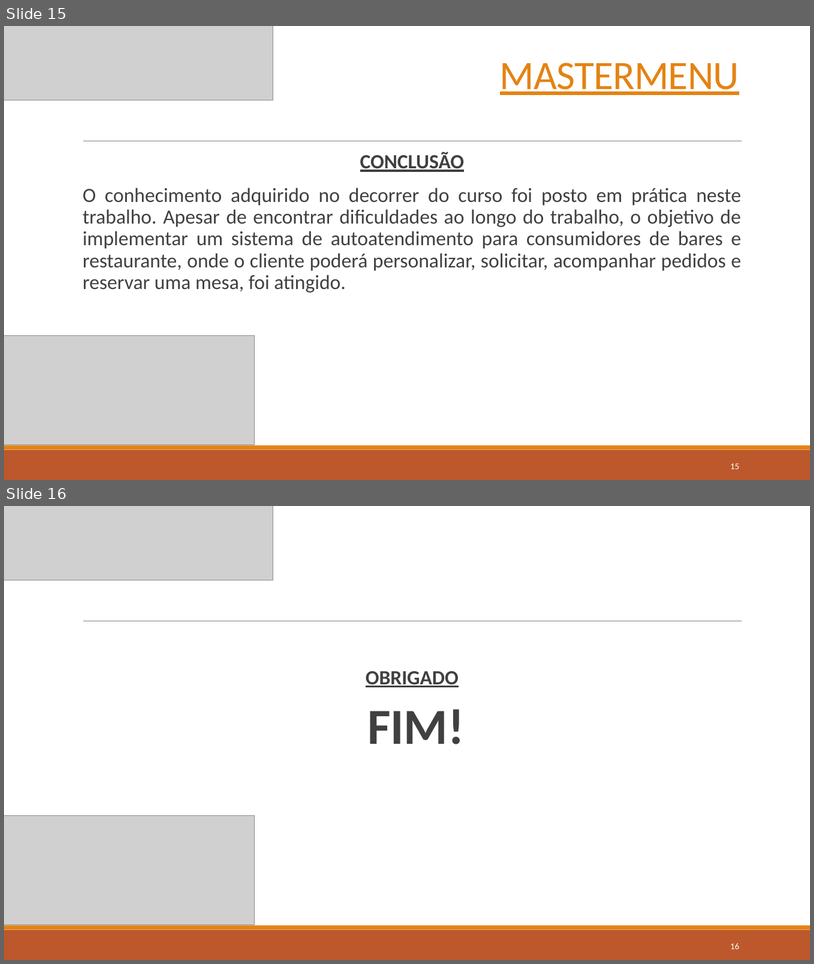
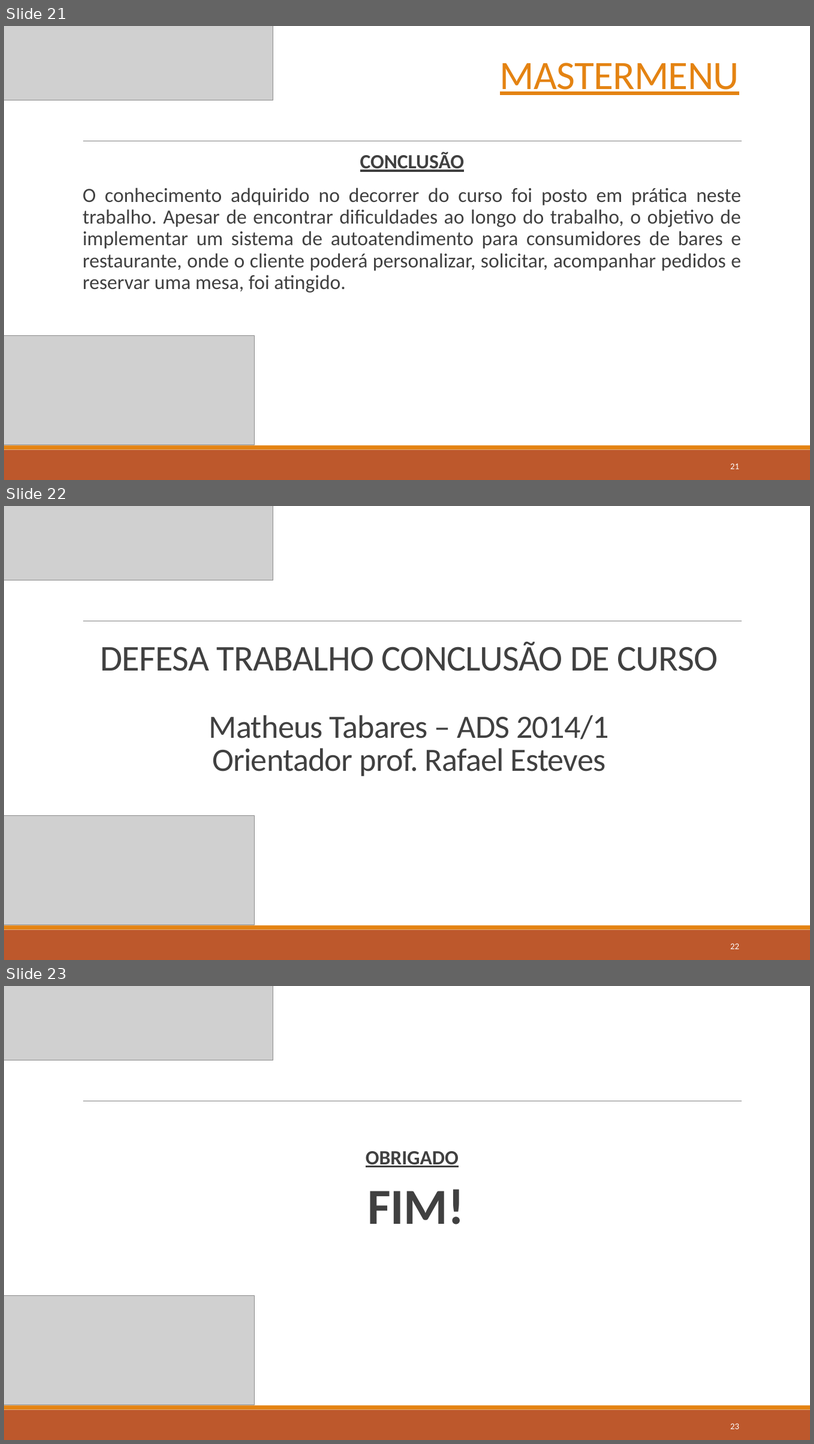
Before and after one commit to MatheusTabares/Master-menu, a slide deck: Documentos/Apresentação/Defesa Trabalho de Conclusão de Curso.pptx. Shown one above the other, each under a label of ours: slides 15 and 16 before the commit, slides 21, 22 and 23 after it. The pictures are 814x964 and 814x1444 pixels, drawn with LibreOffice and Linux fonts; fonts in the diff are those of the drawing; grey boxes stand for pictures. Boxes give left, top, right and bottom in pixels: in the first picture for what was removed or moved away, otherwise in the second. Text is boxed around its words. In the diff, an @@ line names an element or a change of style, - is before the commit and + after.

```diff
--- a/Documentos/Apresentação/Defesa Trabalho de Conclusão de Curso.pptx
+++ b/Documentos/Apresentação/Defesa Trabalho de Conclusão de Curso.pptx
@@ slide 22 added at (4, 506, 810, 960), background #FFFFFF; not listed: 3 template elements that a slide beside it also shows @@
@@ picture added at (4, 506, 273, 580) @@
@@ title added at (100, 642, 718, 776), 38.7 pt, text #404040 @@
+DEFESA TRABALHO CONCLUSÃO DE CURSO
+Matheus Tabares – ADS 2014/1
+Orientador prof. Rafael Esteves
@@ picture added at (4, 816, 255, 925) @@
@@ page number added at (731, 943, 740, 949), 10.5 pt, text #FFFFFF @@
+22
@@ what was slide 15 is now slide 21 @@
@@ page number at (731, 463, 740, 469): text changed @@
-15
+21
@@ what was slide 16 is now slide 23 @@
@@ page number at (731, 1423, 740, 1429): text changed @@
-16
+23
```
Also in this commit, not shown: 3 slides changed, 7 other slides added, 1 slide removed, 17 other files.
